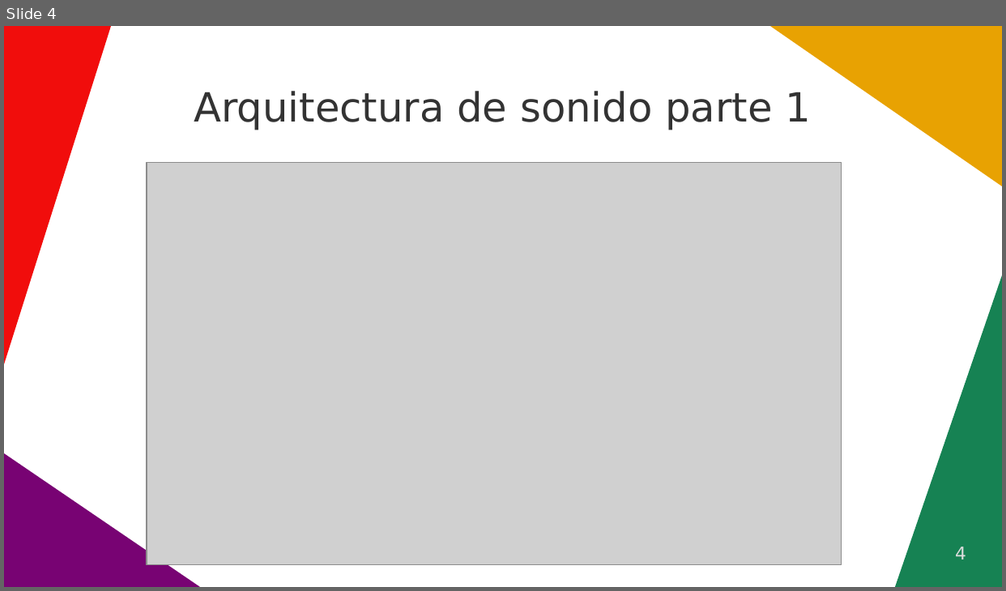
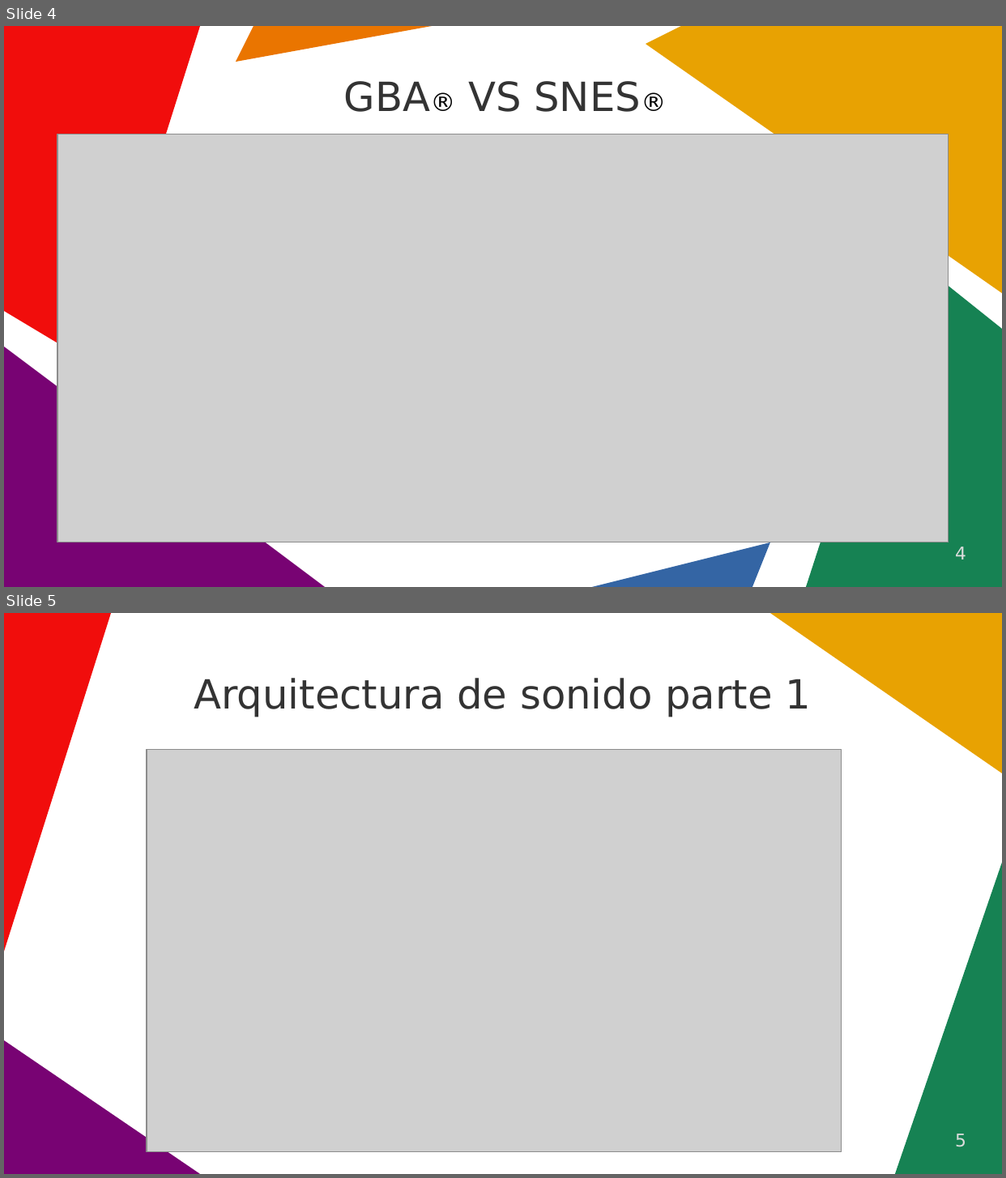
Before and after one commit to chrmargra/gba-development, a slide deck: Guides/Presentation.odp. Shown one above the other, each under a label of ours: slide 4 before the commit, slides 4 and 5 after it. The pictures are 1006x591 and 1006x1178 pixels, drawn with LibreOffice and Linux fonts; fonts in the diff are those of the drawing; grey boxes stand for pictures. Boxes give left, top, right and bottom in pixels: in the first picture for what was removed or moved away, otherwise in the second. Text is boxed around its words. In the diff, an @@ line names an element or a change of style, - is before the commit and + after.

```diff
--- a/Guides/Presentation.odp
+++ b/Guides/Presentation.odp
@@ slide 4 added at (x1=4, y1=26, x2=1002, y2=587), background #FFFFFF @@
@@ freeform shape added at (x1=4, y1=26, x2=201, y2=365), fill #F10D0C @@
@@ freeform shape added at (x1=236, y1=26, x2=432, y2=62), fill #EA7500 @@
@@ freeform shape added at (x1=646, y1=26, x2=1002, y2=293), fill #E8A202 @@
@@ title added at (x1=344, y1=81, x2=640, y2=112), 32 pt, text #333333 @@
+GBA® VS SNES®
@@ picture added at (x1=57, y1=135, x2=948, y2=543) @@
@@ freeform shape added at (x1=807, y1=258, x2=1002, y2=587), fill #168253 @@
@@ freeform shape added at (x1=4, y1=347, x2=325, y2=587), fill #780373 @@
@@ freeform shape added at (x1=593, y1=543, x2=771, y2=587), fill #3465A4 @@
@@ page number added at (x1=955, y1=547, x2=966, y2=560), 14 pt, text #DDDDDD @@
+4
@@ what was slide 4 is now slide 5 @@
@@ page number at (x1=955, y1=1134, x2=966, y2=1148): text changed @@
-4
+5
```
Also in this commit, not shown: 4 slides changed, 2 other slides added.
